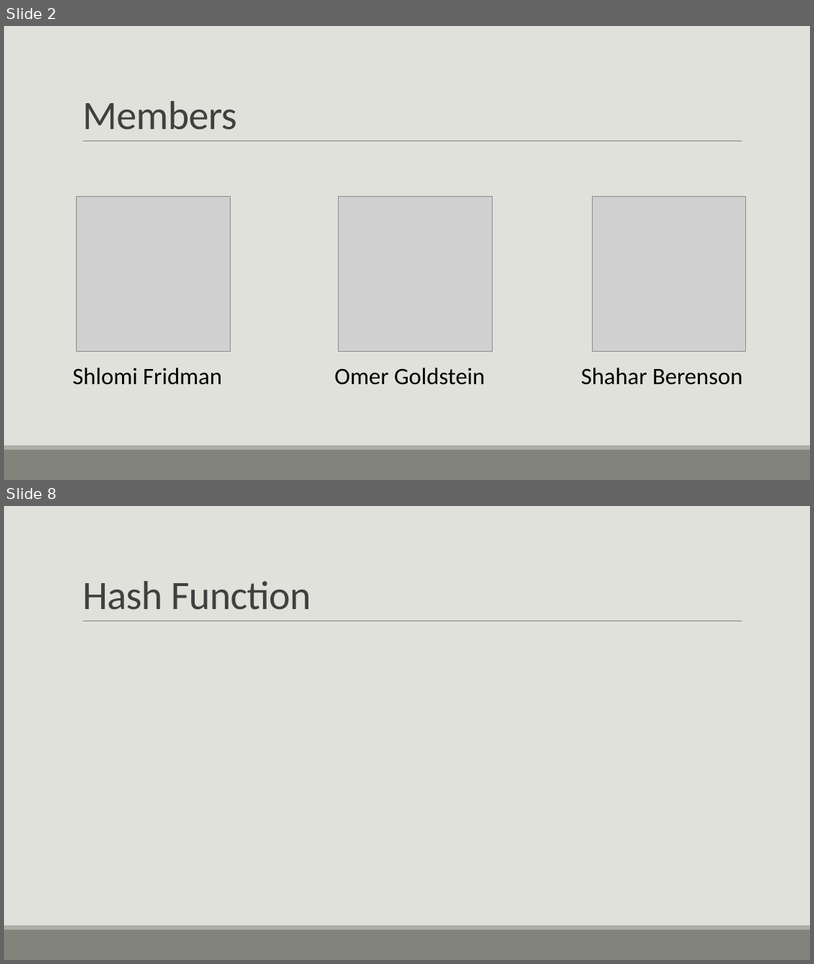
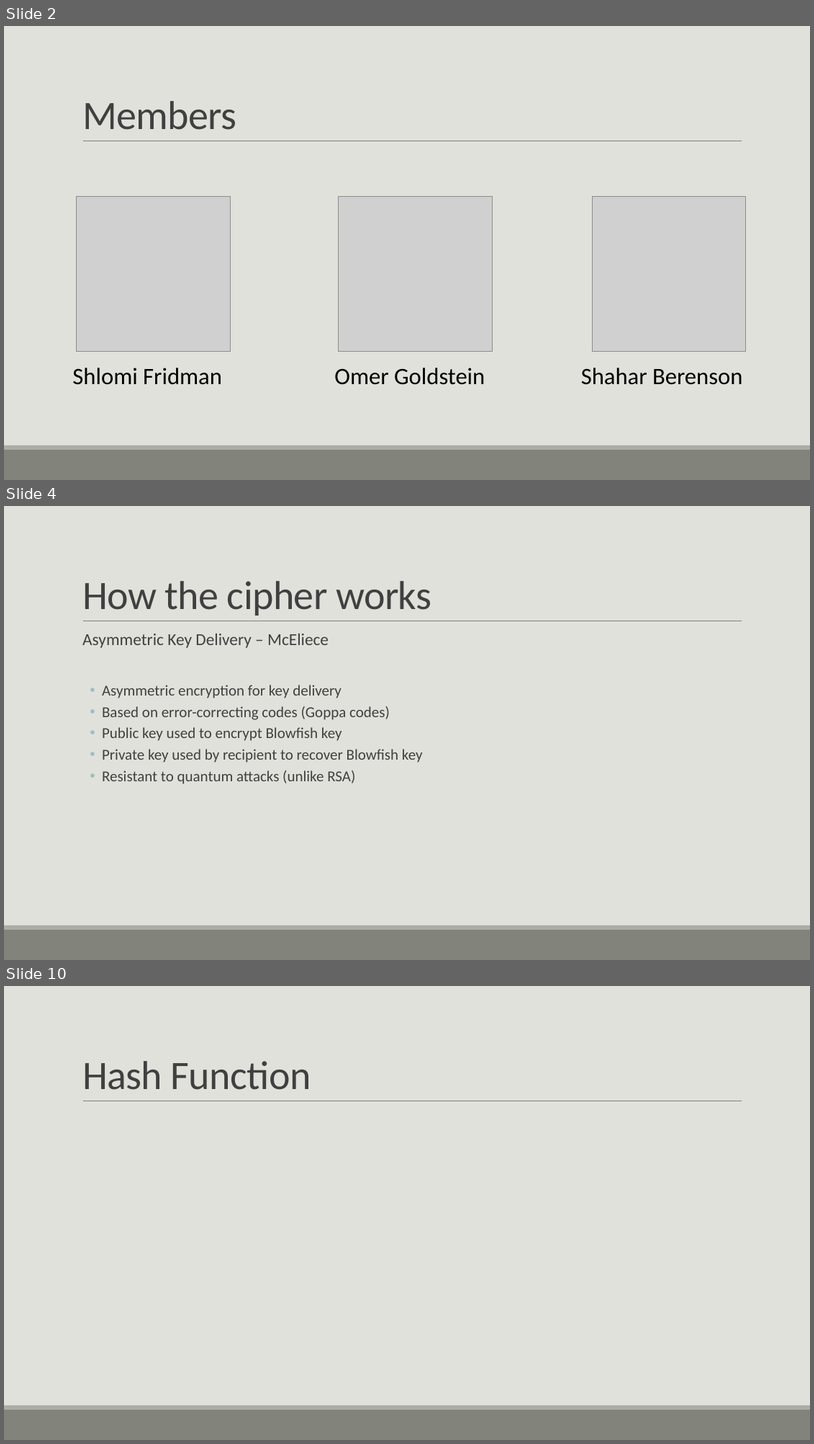
Before and after one commit to ShlomiFridman/CryptoProject2025, a slide deck: Blowfish.pptx. Shown one above the other, each under a label of ours: slides 2 and 8 before the commit, slides 2, 4 and 10 after it; the slides between them are not shown. The pictures are 814x964 and 814x1444 pixels, drawn with LibreOffice and Linux fonts; fonts in the diff are those of the drawing; grey boxes stand for pictures. Boxes give left, top, right and bottom in pixels: in the first picture for what was removed or moved away, otherwise in the second. Text is boxed around its words. In the diff, an @@ line names an element or a change of style, - is before the commit and + after.

```diff
--- a/Blowfish.pptx
+++ b/Blowfish.pptx
@@ slide 4 added at [4,506,810,960], background #E1E1DB; not listed: 3 template elements that a slide beside it also shows @@
@@ title added at [82,581,432,615], 48 pt, text #404040 @@
+How the cipher works
@@ text added at [82,633,423,784], 18 pt, text #404040 @@
+  Asymmetric Key Delivery – McEliece
+  • Asymmetric encryption for key delivery
+  • Based on error-correcting codes (Goppa codes)
+  • Public key used to encrypt Blowfish key
+  • Private key used by recipient to recover Blowfish key
+  • Resistant to quantum attacks (unlike RSA)
@@ what was slide 8 is now slide 10 @@
```
Also in this commit, not shown: 5 slides changed, 1 other slide added.
